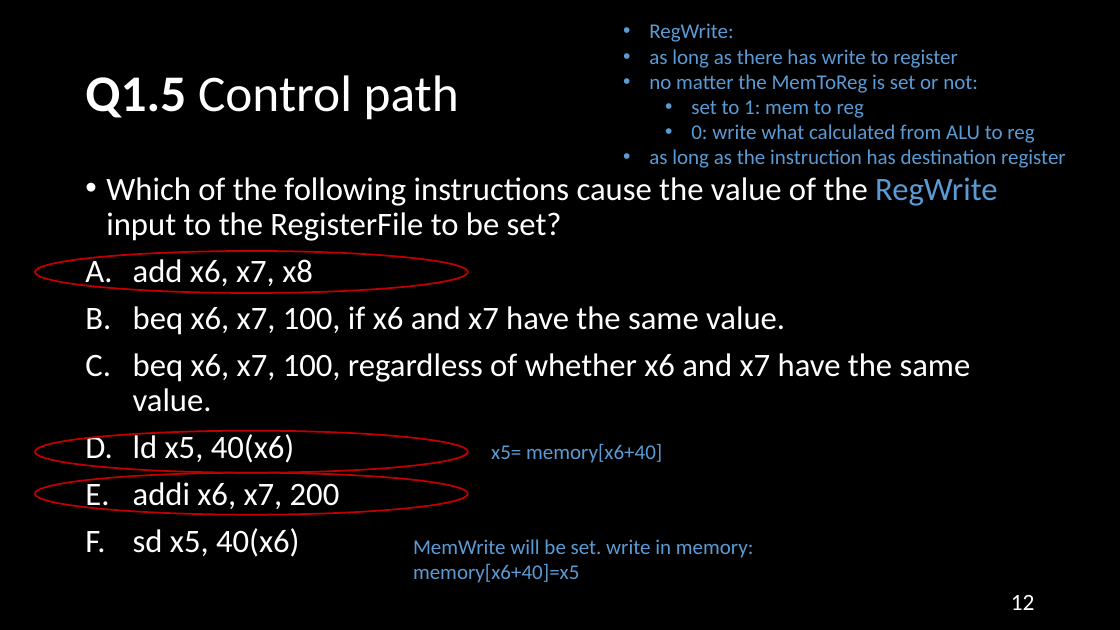
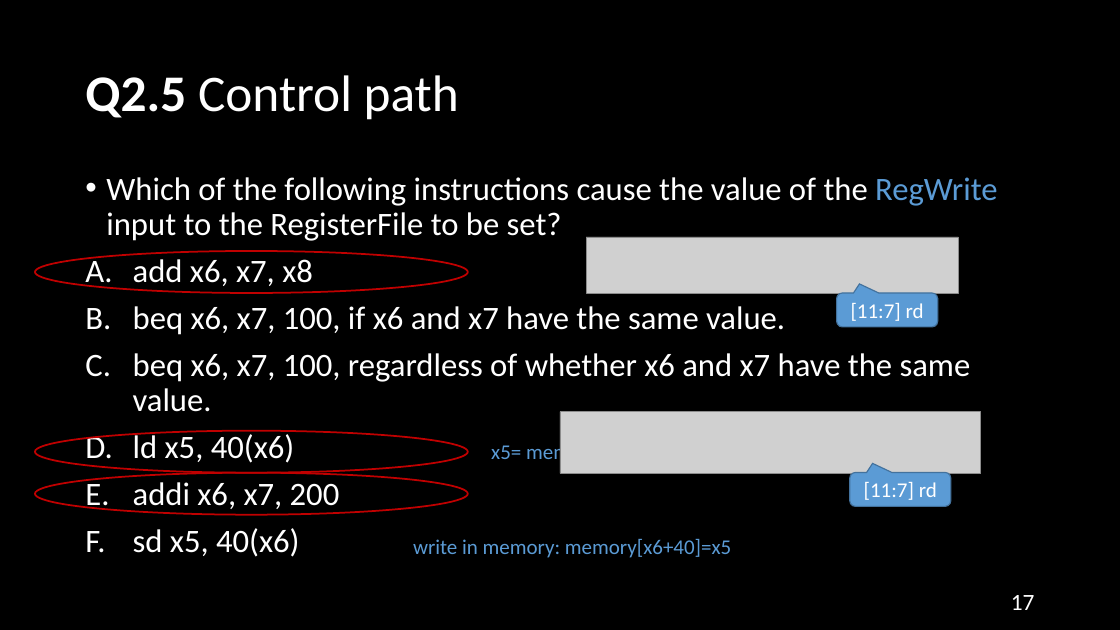
Before and after one commit to NYU-CSO/nyu-cso.github.io, a slide deck: slide 17 of rec-notes/r14.pptx (slide 12 before the commit). Drawn at 1120x630 pixels with LibreOffice and Linux fonts; fonts in the diff are those of the drawing; grey boxes stand for pictures. Boxes give left, top, right and bottom in pixels: in the first picture for what was removed or moved away, otherwise in the second. Text is boxed around its words. In the diff, an @@ line names an element or a change of style, - is before the commit and + after.

```diff
--- a/rec-notes/r14.pptx
+++ b/rec-notes/r14.pptx
@@ text removed at (649,23,1066,168) @@
-• RegWrite:
-• as long as there has write to register
-• no matter the MemToReg is set or not:
-  • set to 1: mem to reg
-  • 0: write what calculated from ALU to reg
-• as long as the instruction has destination register
@@ title at (85,75,459,120): text changed @@
-Q1.5 Control path
+Q2.5 Control path
@@ picture added at (586,237,959,293) @@
@@ rounded speech box added at (837,293,938,327), fill #5B9BD5, outline #43739E 1 pt, 18 pt, text #FFFFFF @@
+[11:7] rd
@@ picture added at (560,412,981,474) @@
@@ rounded speech box added at (850,472,951,506), fill #5B9BD5, outline #43739E 1 pt, 18 pt, text #FFFFFF @@
+[11:7] rd
@@ text at (413,539,731,558): text changed @@
-MemWrite will be set. write in memory: memory[x6+40]=x5
+write in memory: memory[x6+40]=x5
@@ page number at (1011,595,1035,610): text changed @@
-12
+17
```
Also in this commit, not shown: 26 other slides changed, 54 slides added, 1 slide removed, 1 other file.
